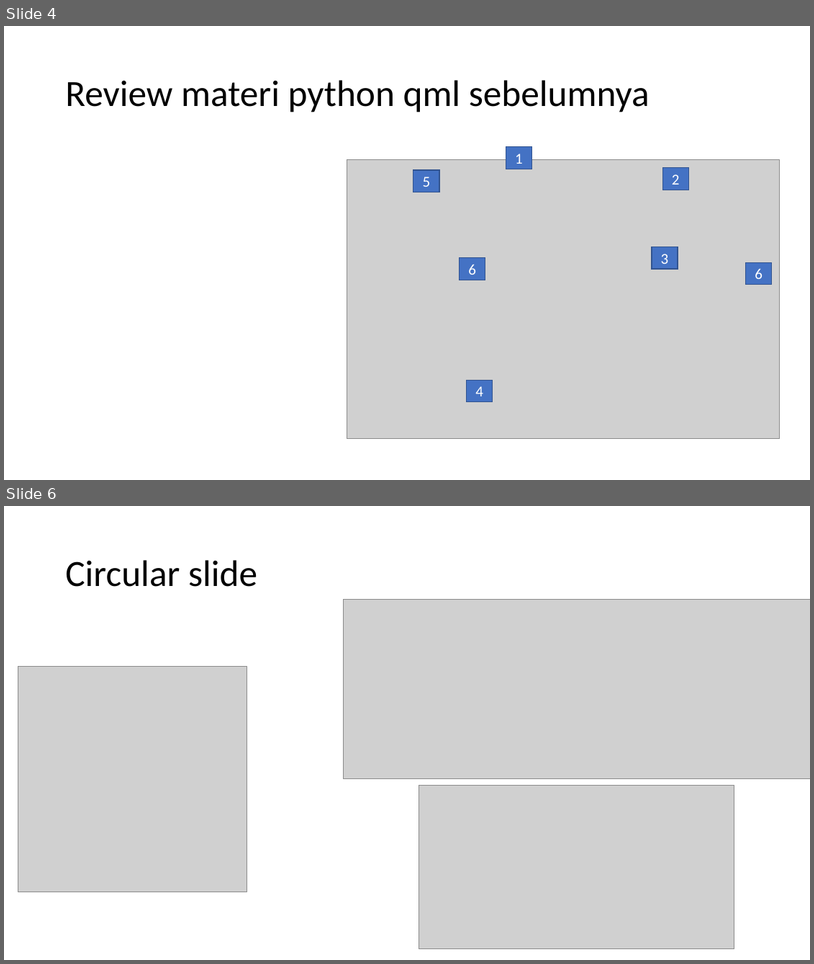
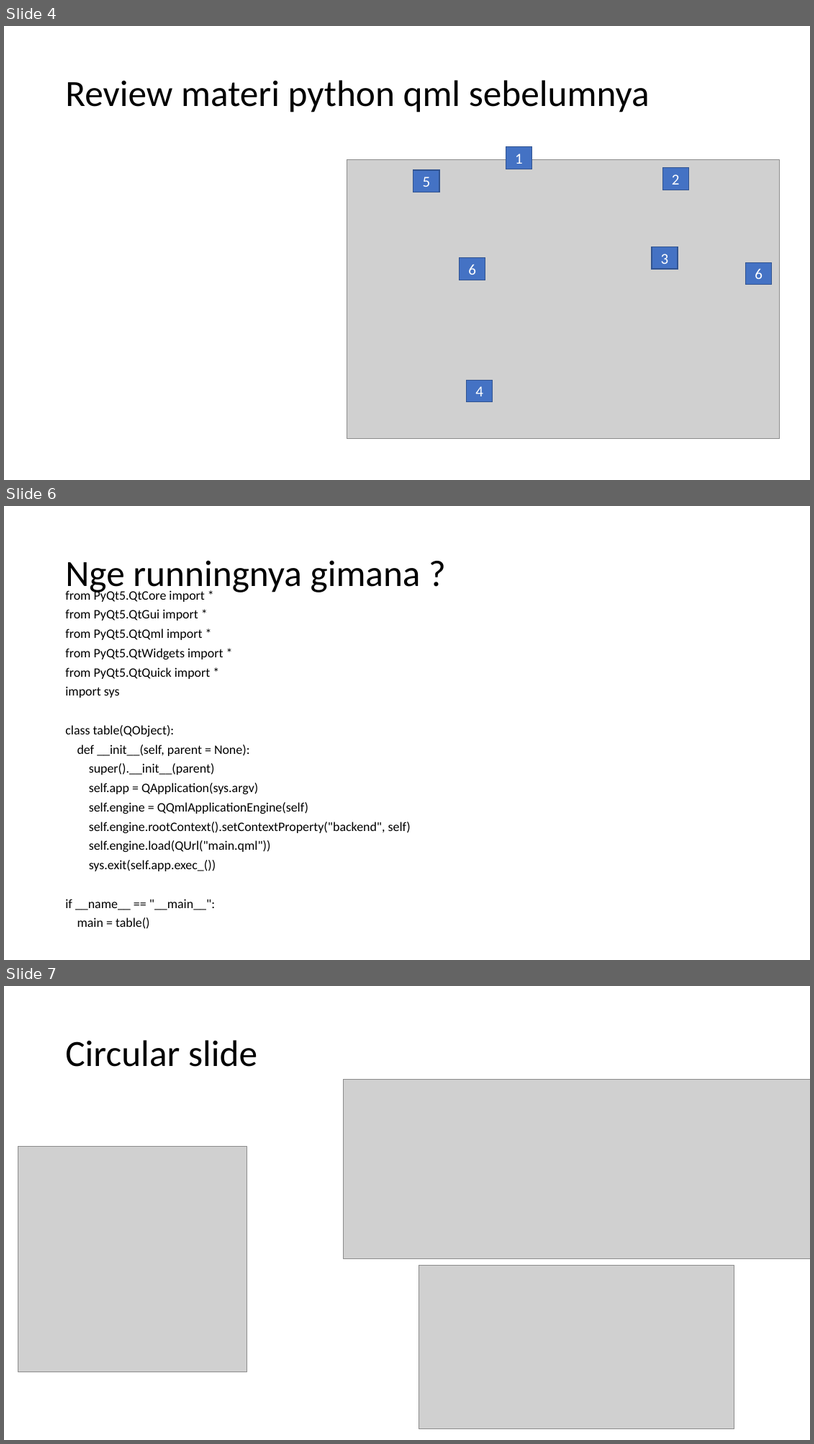
Before and after one commit to muhammadhusni777/circularSlider-qml, a slide deck: presentasi.pptx. Shown one above the other, each under a label of ours: slides 4 and 6 before the commit, slides 4, 6 and 7 after it; the slides between them are not shown. The pictures are 814x964 and 814x1444 pixels, drawn with LibreOffice and Linux fonts; fonts in the diff are those of the drawing; grey boxes stand for pictures. Boxes give left, top, right and bottom in pixels: in the first picture for what was removed or moved away, otherwise in the second. Text is boxed around its words. In the diff, an @@ line names an element or a change of style, - is before the commit and + after.

```diff
--- a/presentasi.pptx
+++ b/presentasi.pptx
@@ slide 6 added at (x1=4, y1=506, x2=810, y2=960), background #FFFFFF @@
@@ title added at (x1=65, y1=560, x2=421, y2=595), 44 pt, text #000000 @@
+Nge runningnya gimana ?
@@ text added at (x1=65, y1=589, x2=411, y2=929), 15.4 pt, text #000000 @@
+from PyQt5.QtCore import *
+from PyQt5.QtGui import *
+from PyQt5.QtQml import *
+from PyQt5.QtWidgets import *
+from PyQt5.QtQuick import *
+import sys
+class table(QObject):
+def __init__(self, parent = None):
+super().__init__(parent)
+self.app = QApplication(sys.argv)
+self.engine = QQmlApplicationEngine(self)
+self.engine.rootContext().setContextProperty("backend", self)
+self.engine.load(QUrl("main.qml"))
+sys.exit(self.app.exec_())
+if __name__ == "__main__":
+main = table()
@@ what was slide 6 is now slide 7 @@
```
Also in this commit, not shown: 3 slides changed, 7 other files.
